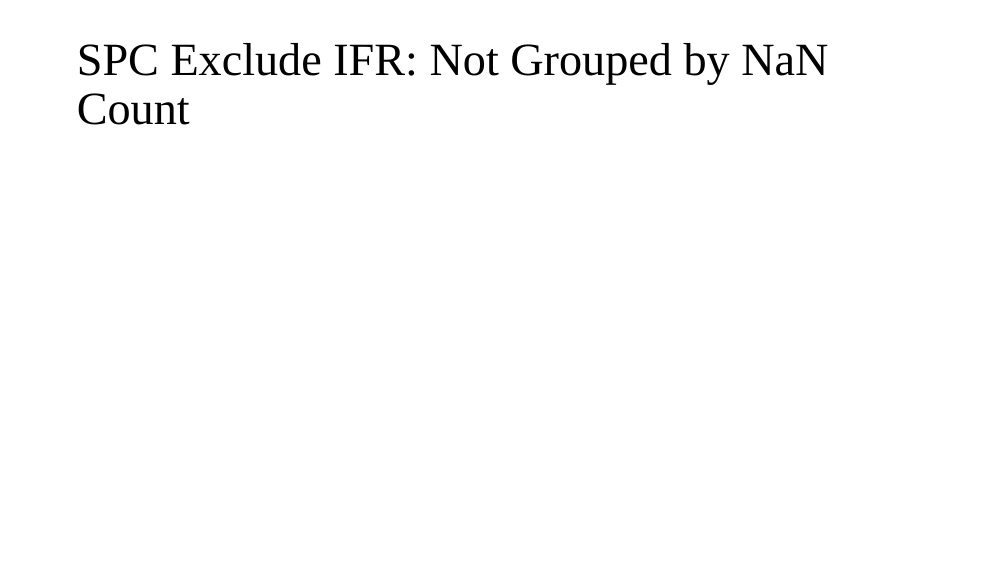
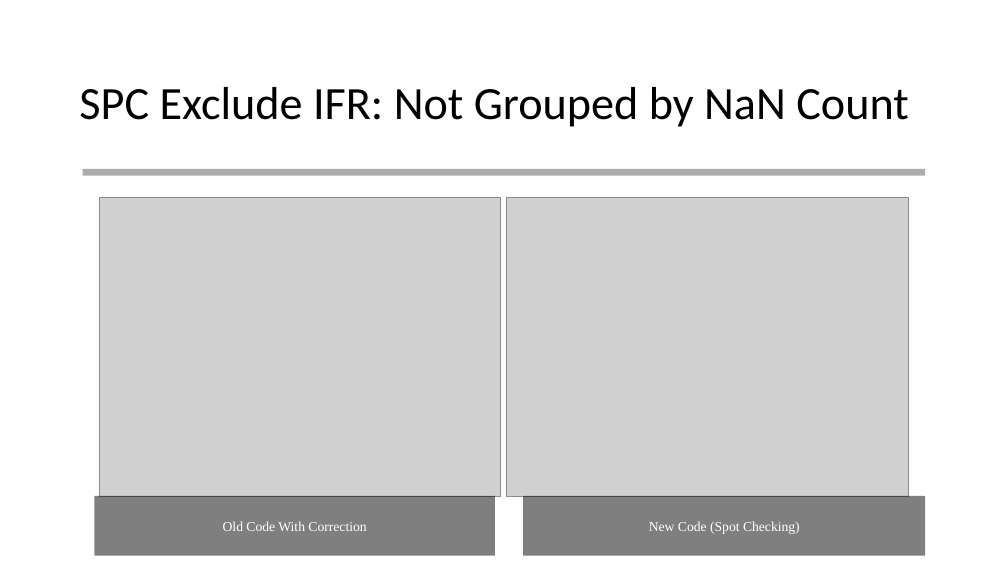
Before and after one commit to rawilder95/FYP-new, a slide deck: slide 19 of SPC by NaNs 08112021.pptx (slide 16 before the commit). Drawn at 1008x567 pixels with LibreOffice and Linux fonts; fonts in the diff are those of the drawing; grey boxes stand for pictures. Boxes give left, top, right and bottom in pixels: in the first picture for what was removed or moved away, otherwise in the second. Text is boxed around its words. In the diff, an @@ line names an element or a change of style, - is before the commit and + after.

Commit message:
Fixing the corrections that I made
Changing the new script and setting everything in the older script back to how it was before.

```diff
--- a/SPC by NaNs 08112021.pptx
+++ b/SPC by NaNs 08112021.pptx
@@ title "SPC Exclude IFR: Not Grouped ...": place and size @@
-title "SPC Exclude IFR: Not Grouped ..." at [77, 43, 828, 125]
+title "SPC Exclude IFR: Not Grouped ..." at [79, 87, 908, 127]
@@ title "SPC Exclude IFR: Not Grouped ..." at [79, 87, 908, 127]: font Times New Roman to Calibri @@
@@ rectangle added at [82, 169, 925, 176], fill #808080 at 65% opacity @@
@@ picture added at [100, 197, 501, 496] @@
@@ picture added at [506, 197, 908, 496] @@
@@ rectangle added at [95, 496, 495, 556], fill #000000 at 50% opacity, 13 pt, text #FFFFFF @@
+Old Code With Correction
@@ rectangle added at [523, 496, 926, 556], fill #000000 at 50% opacity, 13 pt, text #FFFFFF @@
+New Code (Spot Checking)
```
Also in this commit, not shown: 2 other slides changed, 3 slides added, 1 slide removed, 12 other files.
